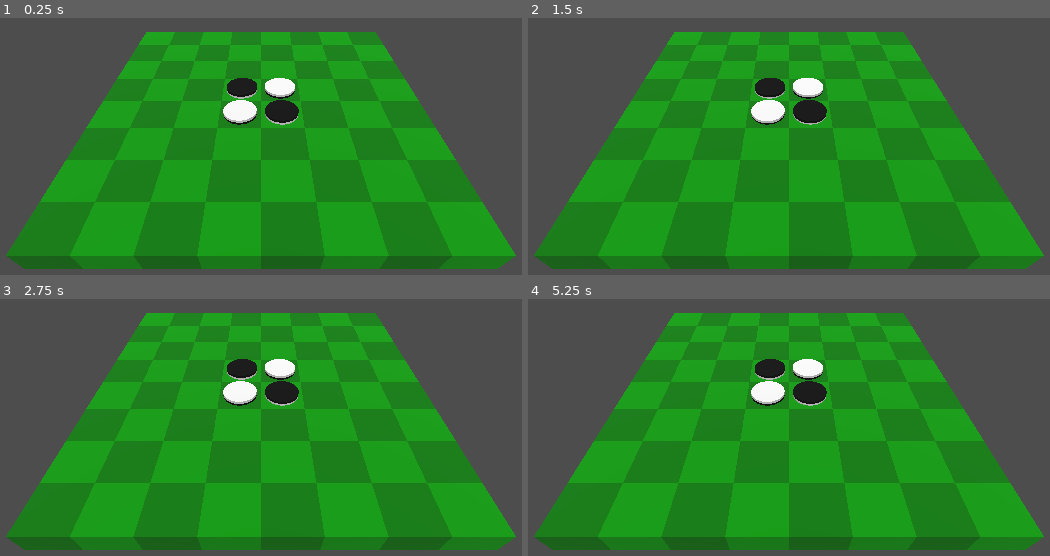
Above: before the commit, frames 1-4 (two rows, left to right).
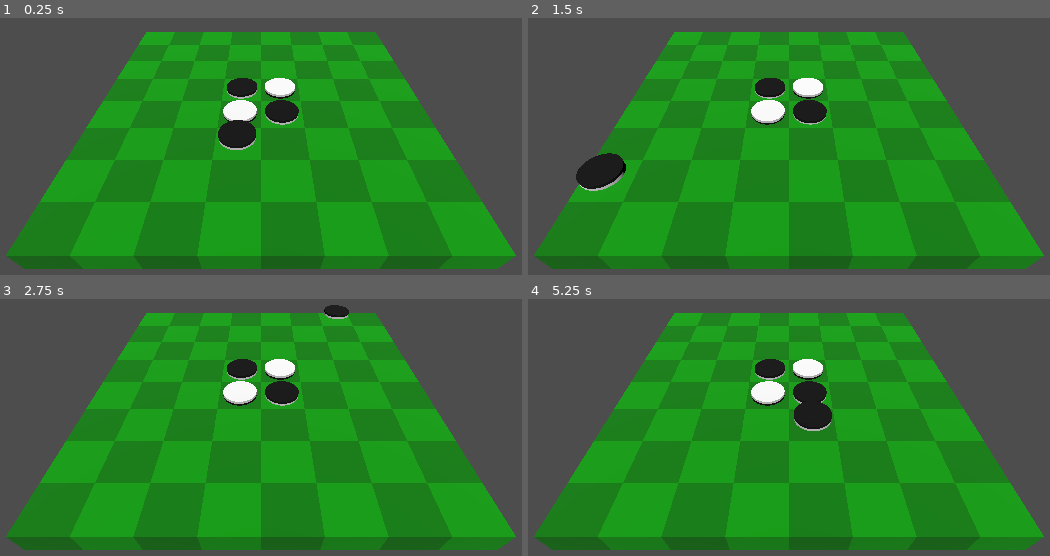
Above: after the commit, the same moments.

Repository: phrasmotica/othello
Game: Godot game, scene res://scenes/3d/game_3d.tscn
Same seed, same stepped clock (60 frames per second), same inputs: the game is played once before the commit and once after it.
Inputs (mouse positions are in pixels of both pictures, inside the frame that each line leads up to):
- Up to frame 1 (0.25 s): no input
- Up to frame 2 (1.5 s): move the mouse to (966, 120) at 0.52 s; move the mouse to (627, 164) at 1.27 s
- Up to frame 3 (2.75 s): move the mouse to (339, 324) at 2.02 s
- Up to frame 4 (5.25 s): move the mouse to (747, 514) at 2.77 s; move the mouse to (1029, 491) at 3.52 s; move the mouse to (548, 355) at 4.27 s; move the mouse to (830, 424) at 5.02 s

The runs differ from the first frame. In frame 1, 0.7% of the frame differs, in the area x 41-50%, y 39-52%; in frame 2, 1.0%, in the area x 9-19%, y 52-68%; in frame 3, 0.2%; in frame 4, 0.7%.

Commit message:
Show counter preview in a cell when it is hovered over

Diff:
--- a/scenes/3d/game_3d.tscn
+++ b/scenes/3d/game_3d.tscn
@@ -14,9 +14,10 @@
 [node name="OthelloGameLogic3D" parent="." node_paths=PackedStringArray("board_3d") instance=ExtResource("2_wfqod")]
 board_3d = NodePath("../Board3D")
 
-[node name="MouseRayCast" type="Node3D" parent="." node_paths=PackedStringArray("camera")]
+[node name="MouseRayCast" type="Node3D" parent="." node_paths=PackedStringArray("camera", "board")]
 script = ExtResource("2_11kum")
 camera = NodePath("../Board3D/Camera3D")
+board = NodePath("../Board3D")
 
 [node name="Board3D" parent="." instance=ExtResource("2_2hvj3")]
 
--- a/scripts/3d/board_3d.gd
+++ b/scripts/3d/board_3d.gd
@@ -93,3 +93,8 @@
 func enable_cell(idx: int, enabled: bool) -> void:
 	var cell := cells_manager_3d.get_cell_3d(idx)
 	cell.cannot_place = not enabled
+
+func highlight_cell(idx: int) -> void:
+	for i in cells_manager_3d.count():
+		var cell := cells_manager_3d.get_cell_3d(i)
+		cell.show_preview = cell.index == idx
--- a/scripts/3d/mouse_ray_cast.gd
+++ b/scripts/3d/mouse_ray_cast.gd
@@ -2,6 +2,9 @@
 
 @export
 var camera: Camera3D
+
+@export
+var board: Board3D
 
 const RAY_LENGTH = 1000.0
 
@@ -10,10 +13,16 @@
 func _physics_process(_delta: float) -> void:
 	var cell := _get_hovered_cell()
 
-	if cell and _hovered_cell != cell:
-		_hovered_cell = cell
+	if cell:
+		if _hovered_cell != cell:
+			_hovered_cell = cell
 
-		print("Now hovering over cell %d" % cell.index)
+			print("Now hovering over cell %d" % cell.index)
+
+			if board:
+				board.highlight_cell(cell.index)
+	elif board:
+		board.highlight_cell(-1)
 
 func _get_hovered_cell() -> BoardCell3D:
 	if not camera:
